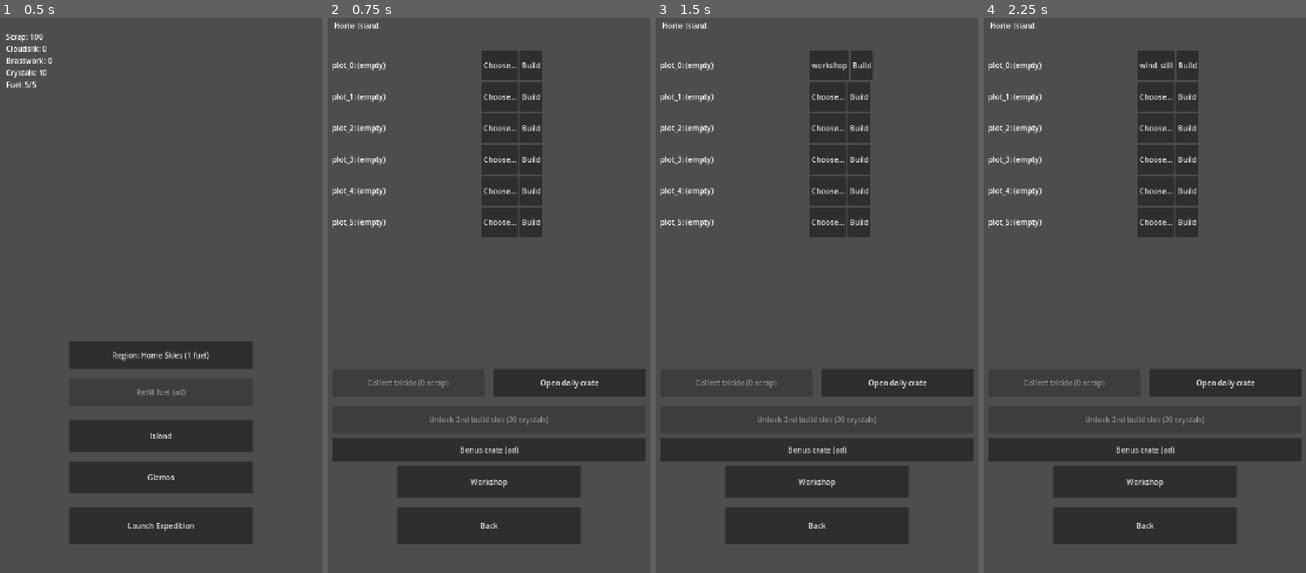
Above: before the commit, frames 1-4 (left to right).
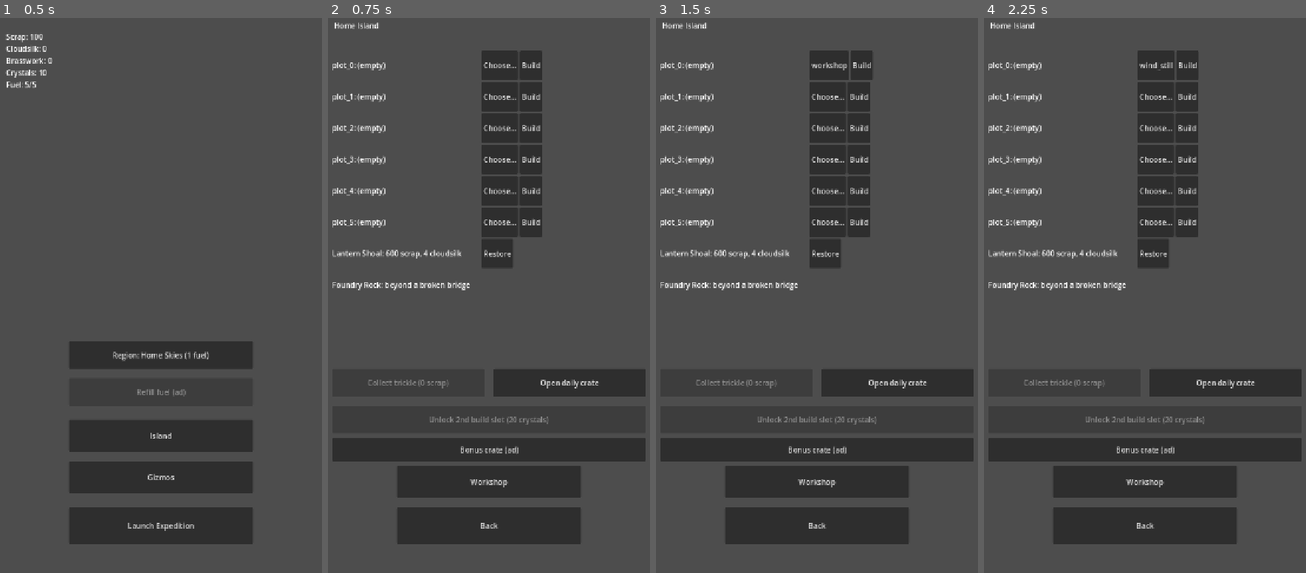
Above: after the commit, the same moments.

Repository: Graydyn/windfall-isle
Game: Godot game, scene res://game/main.tscn
Same seed, same stepped clock (60 frames per second), same inputs: the game is played once before the commit and once after it.
Inputs:
- Up to frame 1 (0.5 s): no input
- Up to frame 2 (0.75 s): click "Island" at 0.5 s
- Up to frame 3 (1.5 s): click "Choose..." at 1.25 s
- Up to frame 4 (2.25 s): click "workshop" at 2 s

Frame 1 is identical in both runs. In frame 2, 1.0% of the frame differs, in the area x 1-58%, y 39-50%; in frame 3, 1.0%; in frame 4, 1.0%.

Commit message:
feat: islet rows, restoration flow, and the letter panel
Co-Authored-By: Claude Fable 5 <noreply@anthropic.com>

Diff:
--- a/game/base/island_screen.gd
+++ b/game/base/island_screen.gd
@@ -12,6 +12,8 @@
 var _selection: Dictionary = {}
 var _last_signature := ""
 var _plot_labels: Dictionary = {}
+var _islet_labels: Dictionary = {}
+var _letter_islet := ""
 
 @onready var rows: VBoxContainer = $Rows
 
@@ -24,6 +26,7 @@
 	$CrateButton.pressed.connect(_on_crate_pressed)
 	$SlotButton.pressed.connect(_on_slot_pressed)
 	$BonusCrateButton.pressed.connect(_on_bonus_crate_pressed)
+	$LetterPanel/VBox/LetterClose.pressed.connect(_on_letter_close_pressed)
 	_rebuild()
 
 
@@ -31,12 +34,19 @@
 	var ids: Array[String] = []
 	for i in int(DataDefs.buildings.get("plot_count", 6)):
 		ids.append("plot_%d" % i)
+	ids.append_array(IsletModel.open_plots(GameState.data, DataDefs.islets))
 	return ids
 
 
-func _unbuilt_ids() -> Array[String]:
+func _unbuilt_ids(plot: String) -> Array[String]:
+	# A home plot offers home buildings; an islet plot offers exactly its
+	# islet's buildings (spec 4.4).
+	var plot_islet := IsletModel.islet_of_plot(DataDefs.islets, plot)
 	var ids: Array[String] = []
 	for id in DataDefs.buildings.get("defs", {}):
+		var def: Dictionary = (DataDefs.buildings["defs"] as Dictionary)[id]
+		if String(def.get("islet", "")) != plot_islet:
+			continue
 		if IslandModel.building_level(GameState.data["island"], String(id)) == 0 \
 				and IslandModel.plot_of(GameState.data["island"], String(id)) == "":
 			ids.append(String(id))
@@ -51,7 +61,20 @@
 			parts.append("d" if TimerService.is_done(timer_id, now) else "r")
 		else:
 			parts.append("i")
+	for row_v in IsletModel.islets(DataDefs.islets):
+		parts.append(_islet_state(String((row_v as Dictionary).get("id", "")), now))
 	return ",".join(parts)
+
+
+func _islet_state(islet_id: String, now: int) -> String:
+	# One char per islet: R restored, r restoring, d done-uncollected,
+	# o offered, L locked behind an earlier islet. All five are structural.
+	if IsletModel.is_restored(GameState.data, islet_id):
+		return "R"
+	var timer_id := "restore_" + islet_id
+	if TimerService.active_timers().has(timer_id):
+		return "d" if TimerService.is_done(timer_id, now) else "r"
+	return "o" if IsletModel.next_offered(GameState.data, DataDefs.islets) == islet_id else "L"
 
 
 func _refresh_tick() -> void:
@@ -68,13 +91,19 @@
 		var label: Label = _plot_labels[plot]
 		if is_instance_valid(label):
 			label.text = _row_text(String(plot), island, now)
+	for islet_id in _islet_labels:
+		var islet_label: Label = _islet_labels[islet_id]
+		if is_instance_valid(islet_label):
+			islet_label.text = _islet_row_text(IsletModel.entry(DataDefs.islets, String(islet_id)), now)
 	_refresh_static_controls(now)
 
 
 func _rebuild() -> void:
 	for child in rows.get_children():
+		rows.remove_child(child)
 		child.queue_free()
 	_plot_labels.clear()
+	_islet_labels.clear()
 	var now := TimeUtil.now()
 	_last_signature = _signature(now)
 	var island: Dictionary = GameState.data["island"]
@@ -108,6 +137,33 @@
 			build.pressed.connect(_on_build_pressed.bind(plot))
 			row.add_child(build)
 		rows.add_child(row)
+	for row_v in IsletModel.islets(DataDefs.islets):
+		var islet := row_v as Dictionary
+		var islet_id := String(islet.get("id", ""))
+		var islet_row := HBoxContainer.new()
+		islet_row.custom_minimum_size = Vector2(0, 64)
+		var islet_label := Label.new()
+		islet_label.custom_minimum_size = Vector2(320, 0)
+		islet_label.text = _islet_row_text(islet, now)
+		islet_row.add_child(islet_label)
+		_islet_labels[islet_id] = islet_label
+		match _islet_state(islet_id, now):
+			"o":
+				var restore := Button.new()
+				restore.text = "Restore"
+				restore.pressed.connect(_on_restore_pressed.bind(islet_id))
+				islet_row.add_child(restore)
+			"d":
+				var cross := Button.new()
+				cross.text = "Cross over!"
+				cross.pressed.connect(_on_restore_collect_pressed.bind(islet_id))
+				islet_row.add_child(cross)
+			"R":
+				var read := Button.new()
+				read.text = "Read letter"
+				read.pressed.connect(_on_read_letter_pressed.bind(islet_id))
+				islet_row.add_child(read)
+		rows.add_child(islet_row)
 	_refresh_static_controls(now)
 
 
@@ -151,11 +207,33 @@
 	return chosen if chosen != "" else "Choose..."
 
 
+func _islet_row_text(islet: Dictionary, now: int) -> String:
+	var islet_id := String(islet.get("id", ""))
+	var islet_name := String(islet.get("name", islet_id))
+	match _islet_state(islet_id, now):
+		"R":
+			return "%s: restored" % islet_name
+		"r":
+			return "%s: restoring (%ds)" % [islet_name, TimerService.remaining("restore_" + islet_id, now)]
+		"d":
+			return "%s: the bridge is ready" % islet_name
+		"o":
+			return "%s: %s" % [islet_name, _cost_text(islet.get("cost", {}))]
+	return "%s: beyond a broken bridge" % islet_name
+
+
+func _cost_text(cost: Dictionary) -> String:
+	var parts := PackedStringArray()
+	for currency in cost:
+		parts.append("%d %s" % [int(cost[currency]), String(currency)])
+	return ", ".join(parts)
+
+
 func _on_select_pressed(plot: String) -> void:
 	var plots: Dictionary = GameState.data["island"]["plots"]
 	if plots.has(plot):
 		return
-	var options := _unbuilt_ids()
+	var options := _unbuilt_ids(plot)
 	if options.is_empty():
 		return
 	var current := String(_selection.get(plot, ""))
@@ -176,11 +254,11 @@
 		$StatusLabel.text = "Pick a building for %s first." % plot
 		return
 	var now := TimeUtil.now()
-	var reason := IslandModel.build_rejection(island, DataDefs.buildings, Economy, TimerService, plot, building_id, now)
+	var reason := IslandModel.build_rejection(island, DataDefs.buildings, Economy, TimerService, plot, building_id, now, DataDefs.islets, GameState.data.get("islets", {}))
 	if reason != "":
 		$StatusLabel.text = reason
 		return
-	if IslandModel.start_build(island, DataDefs.buildings, Economy, TimerService, plot, building_id, now):
+	if IslandModel.start_build(island, DataDefs.buildings, Economy, TimerService, plot, building_id, now, DataDefs.islets, GameState.data.get("islets", {})):
 		$StatusLabel.text = ""
 		GameState.save_game()
 	_rebuild()
@@ -200,6 +278,57 @@
 	_rebuild()
 
 
+func _on_restore_pressed(islet_id: String) -> void:
+	var reason := IsletModel.restore_rejection(GameState.data, DataDefs.islets, Economy, TimerService, islet_id)
+	if reason != "":
+		$StatusLabel.text = reason
+		return
+	if IsletModel.start_restore(GameState.data, DataDefs.islets, Economy, TimerService, islet_id, TimeUtil.now()):
+		$StatusLabel.text = ""
+		GameState.save_game()
+	_rebuild()
+
+
+func _on_restore_collect_pressed(islet_id: String) -> void:
+	var payload := TimerService.collect("restore_" + islet_id, TimeUtil.now())
+	if payload.is_empty():
+		return
+	IsletModel.complete_restore(GameState.data, payload)
+	GameState.save_game()
+	_open_letter(islet_id)
+	_rebuild()
+
+
+func _on_read_letter_pressed(islet_id: String) -> void:
+	_open_letter(islet_id)
+
+
+func _open_letter(islet_id: String) -> void:
+	var islet := IsletModel.entry(DataDefs.islets, islet_id)
+	var vignette: Dictionary = islet.get("vignette", {})
+	_letter_islet = islet_id
+	$LetterPanel/VBox/LetterTitle.text = String(vignette.get("title", String(islet.get("name", islet_id))))
+	var lines := PackedStringArray()
+	for line in vignette.get("lines", []):
+		lines.append(String(line))
+	$LetterPanel/VBox/LetterBody.text = "\n\n".join(lines)
+	$LetterPanel.visible = true
+
+
+func _on_letter_close_pressed() -> void:
+	if _letter_islet != "":
+		# Write-back discipline: heal a mangled section before flagging.
+		if not GameState.data.has("islets") or not (GameState.data["islets"] is Dictionary):
+			GameState.data["islets"] = {"restored": {}, "letters_seen": {}}
+		var section: Dictionary = GameState.data["islets"]
+		if not section.has("letters_seen") or not (section["letters_seen"] is Dictionary):
+			section["letters_seen"] = {}
+		(section["letters_seen"] as Dictionary)[_letter_islet] = true
+		GameState.save_game()
+	_letter_islet = ""
+	$LetterPanel.visible = false
+
+
 func _on_workshop_pressed() -> void:
 	GameState.save_game()
 	get_tree().change_scene_to_file("res://game/base/workshop_screen.tscn")
--- a/game/base/island_screen.tscn
+++ b/game/base/island_screen.tscn
@@ -72,3 +72,22 @@
 offset_right = 560.0
 offset_bottom = 1160.0
 text = "Back"
+
+[node name="LetterPanel" type="PanelContainer" parent="."]
+visible = false
+offset_left = 40.0
+offset_top = 200.0
+offset_right = 680.0
+offset_bottom = 700.0
+
+[node name="VBox" type="VBoxContainer" parent="LetterPanel"]
+
+[node name="LetterTitle" type="Label" parent="LetterPanel/VBox"]
+text = "A letter"
+
+[node name="LetterBody" type="Label" parent="LetterPanel/VBox"]
+custom_minimum_size = Vector2(600, 0)
+autowrap_mode = 3
+
+[node name="LetterClose" type="Button" parent="LetterPanel/VBox"]
+text = "Close"
--- a/tests/test_island_screen.gd
+++ b/tests/test_island_screen.gd
@@ -24,8 +24,10 @@
 	GameState.load_game(DataDefs.economy, TimeUtil.now(), DataDefs.gizmos, DataDefs.buildings)
 
 
-func test_builds_one_row_per_plot() -> void:
-	assert_eq(screen.get_node("Rows").get_child_count(), int(DataDefs.buildings["plot_count"]))
+func test_builds_one_row_per_plot_plus_one_per_islet() -> void:
+	assert_eq(screen.get_node("Rows").get_child_count(),
+		int(DataDefs.buildings["plot_count"]) + IsletModel.islets(DataDefs.islets).size(),
+		"fresh save: home plots plus one status row per islet, no islet plots open yet")
 
 func test_select_cycles_unbuilt_buildings() -> void:
 	screen._on_select_pressed("plot_0")
@@ -163,3 +165,80 @@
 	screen.get_node("StatusLabel").text = "Not enough resources."
 	screen._on_select_pressed("plot_0")
 	assert_eq(screen.get_node("StatusLabel").text, "", "a stale rejection must not outlive the selection it judged")
+
+func restore_lantern() -> void:
+	(GameState.data["islets"]["restored"] as Dictionary)["lantern_shoal"] = true
+	screen._rebuild()
+
+
+func test_restore_pays_and_starts_the_restoration_timer() -> void:
+	GameState.data["currencies"]["cloudsilk"] = 10
+	screen._on_restore_pressed("lantern_shoal")
+	assert_true(TimerService.active_timers().has("restore_lantern_shoal"))
+	assert_eq(Economy.balance("scrap"), 2000 - 600)
+	assert_eq(screen.get_node("StatusLabel").text, "")
+
+func test_rejected_restore_explains_itself() -> void:
+	GameState.data["currencies"]["scrap"] = 0
+	screen._on_restore_pressed("lantern_shoal")
+	assert_false(TimerService.active_timers().has("restore_lantern_shoal"))
+	assert_string_contains(screen.get_node("StatusLabel").text, "Not enough")
+
+func test_out_of_order_restore_is_rejected_with_a_reason() -> void:
+	GameState.data["currencies"]["brasswork"] = 50
+	screen._on_restore_pressed("foundry_rock")
+	assert_false(TimerService.active_timers().has("restore_foundry_rock"))
+	assert_string_contains(screen.get_node("StatusLabel").text, "Another islet")
+
+func test_restore_collect_marks_restored_and_opens_the_letter() -> void:
+	GameState.data["currencies"]["cloudsilk"] = 10
+	screen._on_restore_pressed("lantern_shoal")
+	TimerService._state.data["timers"]["restore_lantern_shoal"]["ends_at"] = 0
+	screen._on_restore_collect_pressed("lantern_shoal")
+	assert_true(IsletModel.is_restored(GameState.data, "lantern_shoal"))
+	assert_true(screen.get_node("LetterPanel").visible)
+	assert_string_contains(String(screen.get_node("LetterPanel/VBox/LetterBody").text), "lanterns were never for us")
+
+func test_letter_close_records_letters_seen() -> void:
+	restore_lantern()
+	screen._on_read_letter_pressed("lantern_shoal")
+	assert_true(screen.get_node("LetterPanel").visible, "letters stay re-readable forever")
+	screen._on_letter_close_pressed()
+	assert_false(screen.get_node("LetterPanel").visible)
+	assert_true(bool((GameState.data["islets"]["letters_seen"] as Dictionary)["lantern_shoal"]))
+
+func test_restored_islet_contributes_its_plot_row() -> void:
+	restore_lantern()
+	assert_eq(screen.get_node("Rows").get_child_count(),
+		int(DataDefs.buildings["plot_count"]) + 1 + IsletModel.islets(DataDefs.islets).size(),
+		"the restored islet's plot joins the list")
+
+func test_islet_plot_offers_only_its_islet_building() -> void:
+	restore_lantern()
+	screen._on_select_pressed("islet_lantern_0")
+	assert_eq(String(screen._selection["islet_lantern_0"]), "lens_array")
+	screen._on_select_pressed("islet_lantern_0")
+	assert_eq(String(screen._selection["islet_lantern_0"]), "lens_array",
+		"the cycle contains exactly the one islet building")
+
+func test_home_plot_never_offers_islet_buildings() -> void:
+	var offered: Array[String] = screen._unbuilt_ids("plot_0")
+	assert_false("lens_array" in offered)
+	assert_false("foundry_annex" in offered)
+
+func test_building_on_an_islet_plot_goes_through_the_model() -> void:
+	restore_lantern()
+	GameState.data["currencies"]["cloudsilk"] = 10
+	screen._on_select_pressed("islet_lantern_0")
+	screen._on_build_pressed("islet_lantern_0")
+	assert_true(TimerService.active_timers().has("build_islet_lantern_0"))
+
+func test_finishing_a_restoration_changes_the_signature() -> void:
+	GameState.data["currencies"]["cloudsilk"] = 10
+	screen._on_restore_pressed("lantern_shoal")
+	screen._refresh_tick()
+	var running_signature: String = screen._last_signature
+	TimerService._state.data["timers"]["restore_lantern_shoal"]["ends_at"] = 0
+	screen._refresh_tick()
+	assert_ne(screen._last_signature, running_signature,
+		"done is structural: the collect button must appear")
